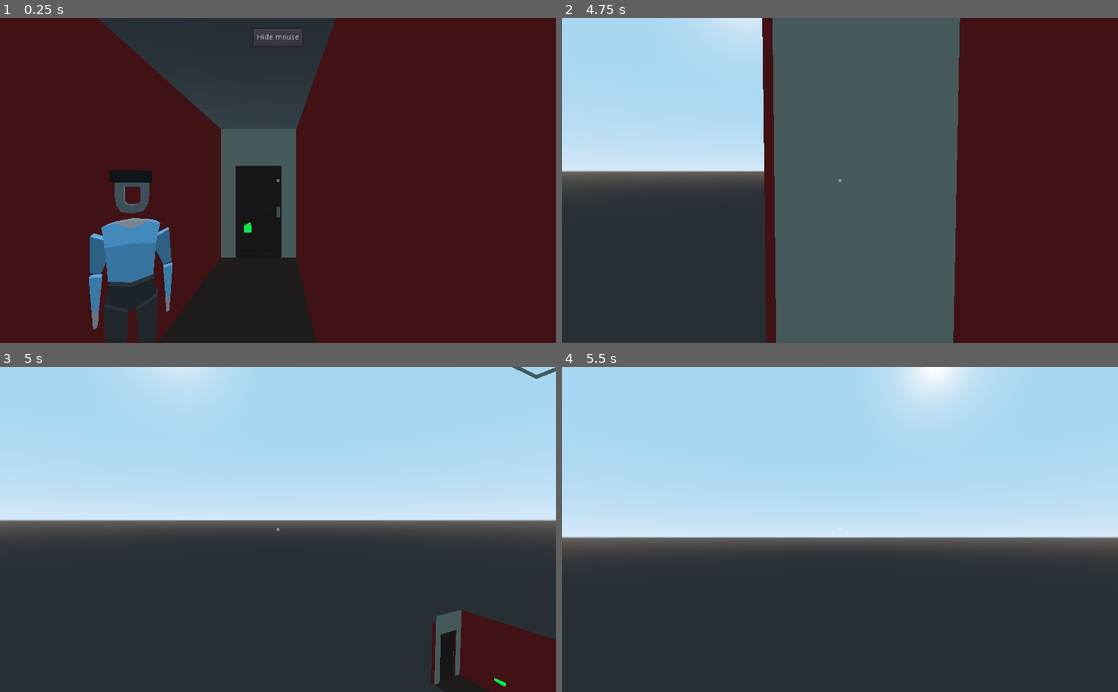
Above: before the commit, frames 1-4 (two rows, left to right).
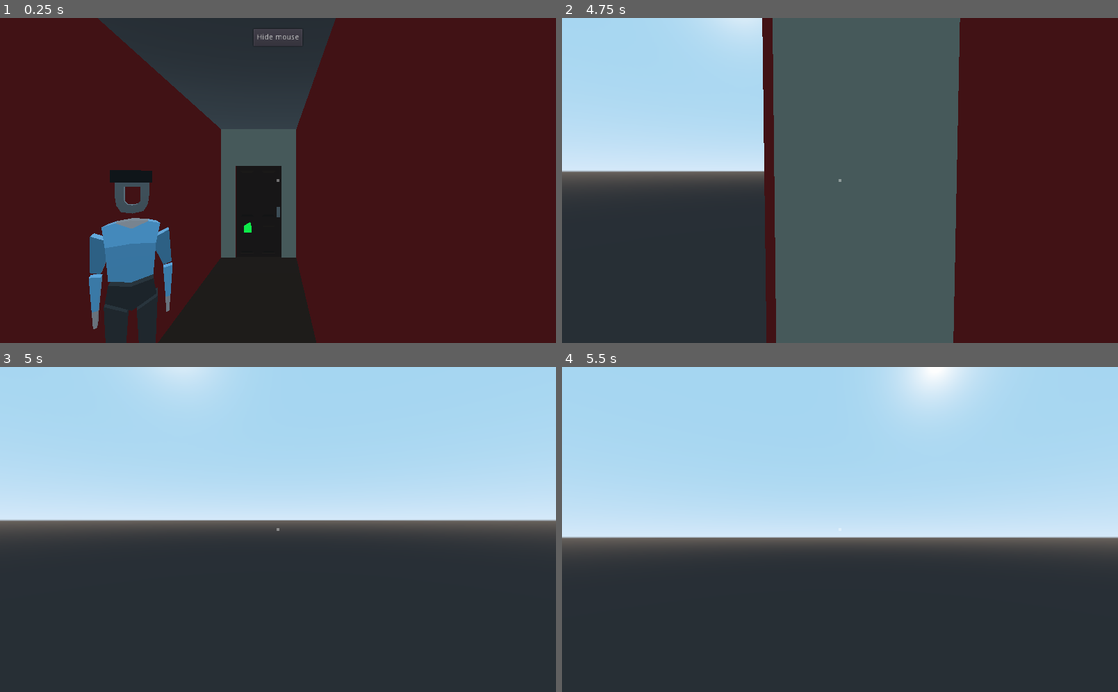
Above: after the commit, the same moments.

Repository: Eptwalabha/ld47
Game: Godot game, scene res://scenes/Game2.tscn
Same seed, same stepped clock (60 frames per second), same inputs: the game is played once before the commit and once after it. Sound files missing from this copy of the repository are replaced by a short silence.
Inputs (mouse positions are in pixels of both pictures, inside the frame that each line leads up to):
- Up to frame 1 (0.25 s): no input
- Up to frame 2 (4.75 s): move the mouse to (962, 164) at 0.52 s; hold Right (move_right) 0.53-1.25 s; tap E (context_action) at 0.6, 2.1, 2.85, 3.6, 4.35 s; click "Hide mouse" at 1.25 s; tap Enter at 2 s; move the mouse to (812, 180) at 2.02 s; hold W (move_forward) from 2.03 s (still down); move the mouse to (851, 174) at 2.77 s; move the mouse to (834, 187) at 3.52 s; move the mouse to (878, 183) at 4.27 s
- Up to frame 3 (5 s): keep holding W (move_forward)
- Up to frame 4 (5.5 s): keep holding W (move_forward); move the mouse to (795, 526) at 5.02 s; tap E (context_action) at 5.1 s

Frames 1-2 are identical in both runs. In frame 3, 4.9% of the frame differs, in the area x 77-100%, y 0-100%; in frame 4, nothing differs.

Commit message:
refacto

Diff:
--- a/scenes/Game2.gd
+++ b/scenes/Game2.gd
@@ -16,7 +16,7 @@
 	for trigger_id in triggers:
 		var trigger = triggers[trigger_id]
 		if trigger.is_well_oriented(current_player.head.global_transform.basis):
-			current_player.force_move(trigger.destination_translation())
+			active_tp(trigger)
 			triggers = {}
 			break
 
@@ -48,10 +48,15 @@
 
 func _on_Appartment_tp_entered(trigger: TPTrigger) -> void:
 	if trigger.is_well_oriented(current_player.head.global_transform.basis):
-		current_player.force_move(trigger.destination_translation())
+		active_tp(trigger)
 	else:
 		triggers[trigger.id] = trigger
 
+func active_tp(trigger: TPTrigger) -> void:
+	current_player.force_move(trigger.destination_translation())
+	if trigger.id == "bar/tp":
+		$Map/Flat.hide()
+		print("tp to bar")
 
 func _on_Appartment_tp_exited(trigger) -> void:
 	if triggers.has(trigger.id):
--- a/scenes/Game2.tscn
+++ b/scenes/Game2.tscn
@@ -46,6 +46,7 @@
 [node name="TPTrigger" parent="Map/Flat/BackStreetBuilding/BarCorridor" instance=ExtResource( 10 )]
 transform = Transform( -1, 0, -1.50996e-07, 0, 1, 0, 1.50996e-07, 0, -1, 0, 1, -2 )
 oriented = true
+id = "bar/tp"
 external_to = NodePath("../../../../Bar/BarStorageRoom/TP")
 
 [node name="CollisionShape" parent="Map/Flat/BackStreetBuilding/BarCorridor/TPTrigger" index="1"]
@@ -55,6 +56,10 @@
 [node name="Door" parent="Map/Flat/BackStreetBuilding/BarCorridor" instance=ExtResource( 9 )]
 transform = Transform( 1, 0, 0, 0, 1, 0, 0, 0, 1, -0.5, 0, -3.9 )
 id = "flat/door/bar"
+
+[node name="Friend" parent="Map/Flat/BackStreetBuilding/BarCorridor" instance=ExtResource( 14 )]
+transform = Transform( 0.882373, 0, 0.47055, 0, 1, 0, -0.47055, 0, 0.882373, -0.495693, 0, -0.23423 )
+default = "idle"
 
 [node name="Door" parent="Map/Flat" instance=ExtResource( 9 )]
 transform = Transform( 4.37114e-08, 0, 1, 0, 1, 0, 1, 0, -4.37114e-08, -1.55734, 0, -0.449963 )
@@ -100,10 +105,6 @@
 
 [node name="Player" parent="Player" instance=ExtResource( 6 )]
 transform = Transform( 1, 0, 0, 0, 1, 0, 0, 0, 1, 0, -4.75346, -4.90278 )
-
-[node name="Character" parent="Player" instance=ExtResource( 14 )]
-transform = Transform( 0.882373, 0, 0.47055, 0, 1, 0, -0.47055, 0, 0.882373, -0.917856, -5, -6.37065 )
-default = "idle"
 [connection signal="dialog_triggered" from="Map/Flat" to="." method="_on_Flat_dialog_triggered"]
 [connection signal="door_interacted_with" from="Map/Flat" to="." method="_on_Appartment_door_interacted_with"]
 [connection signal="tp_entered" from="Map/Flat" to="." method="_on_Appartment_tp_entered"]
